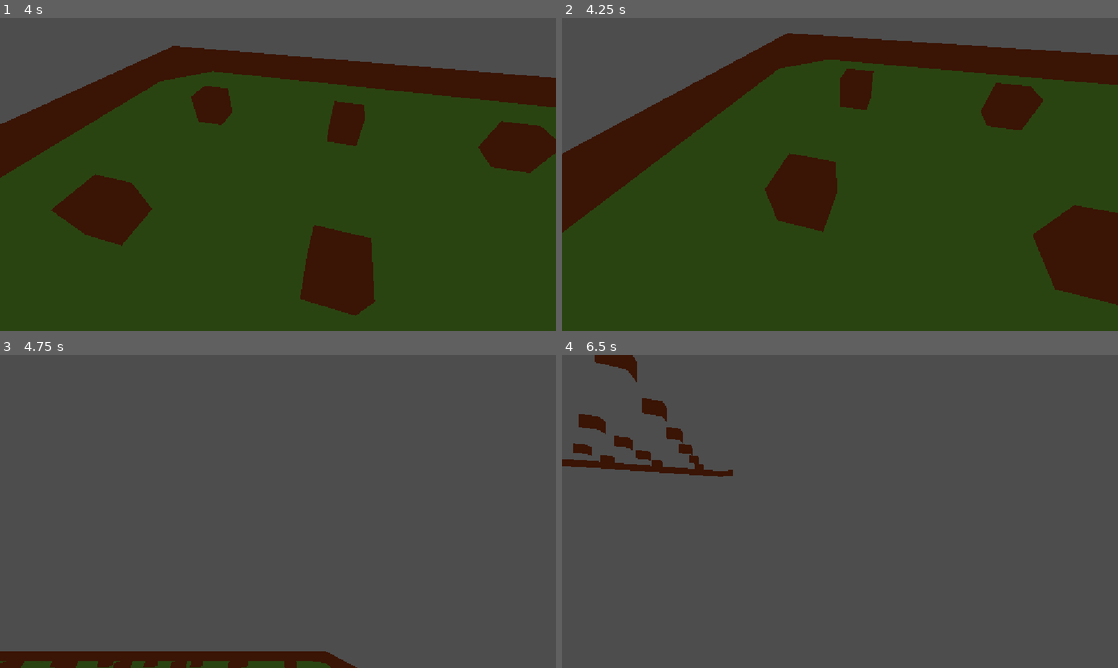
Above: before the commit, frames 1-4 (two rows, left to right).
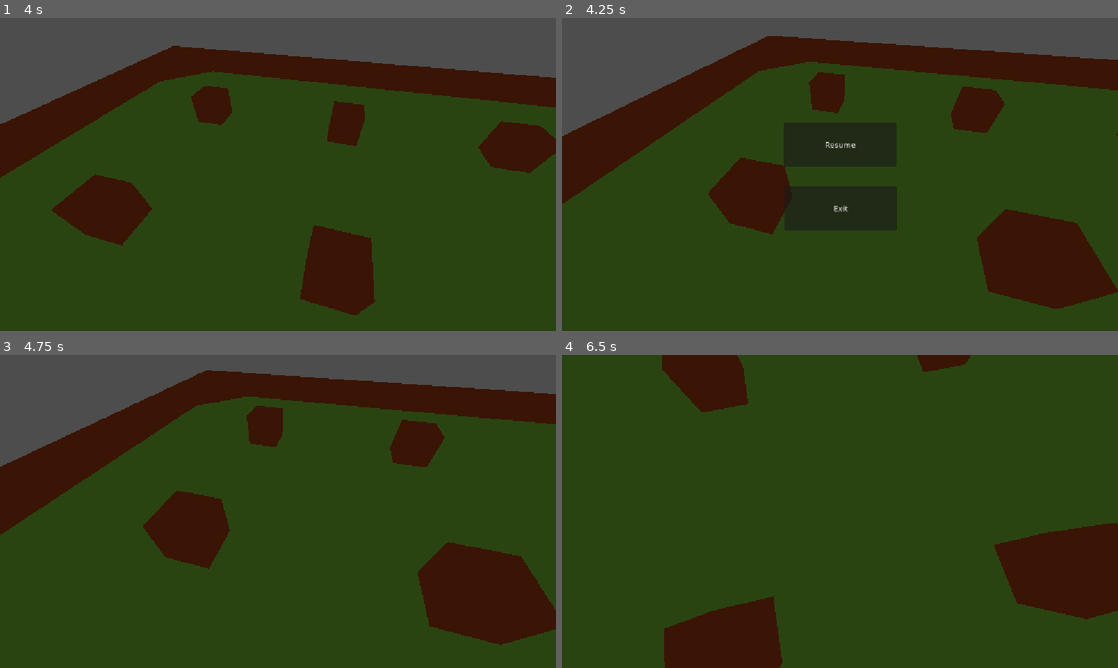
Above: after the commit, the same moments.

Repository: Schlutzkrapfen/RobertsGameJam
Game: Godot game, scene res://Nodes/Levels/Level0.tscn
Same seed, same stepped clock (60 frames per second), same inputs: the game is played once before the commit and once after it. Before the commit the project has no main scene; this scene is started directly in both runs.
Inputs (mouse positions are in pixels of both pictures, inside the frame that each line leads up to):
- Up to frame 1 (4 s): move the mouse to (400, 158) at 0.52 s; hold D (move_right) 0.53-1.28 s; tap Space (jump) at 0.77, 1.52, 3.02, 3.77 s; move the mouse to (166, 190) at 1.27 s; hold S (move_backward) 1.28-2.03 s; move the mouse to (333, 105) at 2.02 s; hold D (move_right) 2.03-2.78 s; tap Enter at 2.75 s; move the mouse to (250, 237) at 2.77 s; hold W (move_forward) 2.78-3.53 s; move the mouse to (444, 221) at 3.52 s; hold A (move_left) from 3.53 s (still down)
- Up to frame 2 (4.25 s): keep holding A (move_left); tap Escape (pause, bound only after the commit) at 4.15 s
- Up to frame 3 (4.75 s): release A (move_left) at 4.25 s; click (278, 480) at 4.25 s, where only the run after the commit has a clickable "Resume"
- Up to frame 4 (6.5 s): tap Space (jump) at 5, 5.27 s; move the mouse to (673, 464) at 5.02 s; hold A (move_left) 5.03-5.78 s; move the mouse to (867, 511) at 5.77 s; hold S (move_backward) from 5.78 s (still down)

Frame 1 is identical in both runs. In frame 2, 21% of the frame differs, in the area x 0-100%, y 4-93%; in frame 3, 86%; in frame 4, 100%, in the area x 0-100%, y 0-100%.

Commit message:
Simple Pause Menu

Diff:
--- a/Nodes/Levels/Level0.tscn
+++ b/Nodes/Levels/Level0.tscn
@@ -3,8 +3,10 @@
 [ext_resource type="Script" uid="uid://bm5p467vge23y" path="res://Scripts/TestScript.gd" id="1_b7041"]
 [ext_resource type="MeshLibrary" uid="uid://c4gmbr4o2ffdk" path="res://Assets/3d/MeshLibrary.tres" id="2_fv5df"]
 [ext_resource type="PackedScene" uid="uid://bp4a0plv22ewb" path="res://Nodes/Objects/player.tscn" id="2_k4g51"]
+[ext_resource type="Script" uid="uid://bqr8qoil4755e" path="res://Scripts/SceneManager.gd" id="4_4ys6t"]
+[ext_resource type="Script" uid="uid://bfh60xxx62h60" path="res://Scripts/PauseMenu.gd" id="5_dxclx"]
 
-[node name="Node3D" type="Node3D" unique_id=2124627221]
+[node name="Level" type="Node3D" unique_id=2124627221]
 script = ExtResource("1_b7041")
 
 [node name="Player" parent="." unique_id=1191405411 instance=ExtResource("2_k4g51")]
@@ -15,3 +17,43 @@
 data = {
 "cells": PackedInt32Array(65533, 65533, 0, 65534, 65534, 0, 65535, 65535, 0, 65535, 0, 0, 0, 0, 0, 0, 1, 0, 1, 1, 0, 1, …(1239 unchanged characters)…
 }
+
+[node name="SceneManager" type="Node3D" parent="." unique_id=1758454766 node_paths=PackedStringArray("pauseMenu")]
+script = ExtResource("4_4ys6t")
+pauseMenu = NodePath("../PauseMenu")
+
+[node name="PauseMenu" type="CanvasLayer" parent="." unique_id=2084743366]
+process_mode = 2
+visible = false
+script = ExtResource("5_dxclx")
+
+[node name="Resume" type="Button" parent="PauseMenu" unique_id=768062116]
+anchors_preset = 8
+anchor_left = 0.5
+anchor_top = 0.5
+anchor_right = 0.5
+anchor_bottom = 0.5
+offset_left = -116.5
+offset_top = -108.0
+offset_right = 116.5
+offset_bottom = -16.0
+grow_horizontal = 2
+grow_vertical = 2
+text = "Resume"
+
+[node name="Exit" type="Button" parent="PauseMenu" unique_id=902489934]
+anchors_preset = 8
+anchor_left = 0.5
+anchor_top = 0.5
+anchor_right = 0.5
+anchor_bottom = 0.5
+offset_left = -115.0
+offset_top = 24.0
+offset_right = 118.0
+offset_bottom = 116.0
+grow_horizontal = 2
+grow_vertical = 2
+text = "Exit"
+
+[connection signal="pressed" from="PauseMenu/Resume" to="PauseMenu" method="_on_resume_button_pressed"]
+[connection signal="pressed" from="PauseMenu/Exit" to="PauseMenu" method="_on_quit_button_pressed"]
--- /dev/null
+++ b/Nodes/Levels/main_menu.tscn
@@ -0,0 +1,9 @@
+[gd_scene format=3 uid="uid://bveauos0671tf"]
+
+[node name="MainMenu" type="Control" unique_id=1713969882]
+layout_mode = 3
+anchors_preset = 15
+anchor_right = 1.0
+anchor_bottom = 1.0
+grow_horizontal = 2
+grow_vertical = 2
--- a/Nodes/Objects/Player.gd
+++ b/Nodes/Objects/Player.gd
@@ -9,19 +9,23 @@
 var maxHp : int = 10
 
 var score : int = 0
+
 # physics
 var moveSpeed : float = 5.0
 var jumpForce : float = 5.0
 var gravity : float = 12.0
+
 # cam look
 var minLookAngle : float = -90.0
 var maxLookAngle : float = 90.0
 var lookSensitivity : float = 0.5
+
 # vectors
 var vel : Vector3 = Vector3()
 var mouseDelta : Vector2 = Vector2()
 # player components
 @onready var camera: Camera3D= get_node("Camera3D")
+
 func _physics_process(delta: float) -> void:
 	# Add the gravity.
 	if not is_on_floor():
@@ -43,9 +47,11 @@
 		velocity.z = move_toward(velocity.z, 0, SPEED)
 
 	move_and_slide()
+
 func _input(event):
 	if event is InputEventMouseMotion:
 		mouseDelta = event.relative
+
 func _process (delta):
 	print(mouseDelta.y)
 	# rotate camera along X axis
--- /dev/null
+++ b/Scripts/PauseMenu.gd
@@ -0,0 +1,13 @@
+extends CanvasLayer
+
+func _ready():
+	process_mode = Node.PROCESS_MODE_WHEN_PAUSED
+	Input.mouse_mode = Input.MOUSE_MODE_CAPTURED
+
+func _on_resume_button_pressed():
+	get_tree().paused = false
+	visible = false
+	Input.mouse_mode = Input.MOUSE_MODE_CAPTURED
+
+func _on_quit_button_pressed():
+	get_tree().quit()
--- /dev/null
+++ b/Scripts/SceneManager.gd
@@ -0,0 +1,14 @@
+extends Node
+
+@export var pauseMenu: CanvasLayer
+
+func _input(event):
+	if event.is_action_pressed("pause"):
+		toggle_pause()
+
+func toggle_pause():
+	var paused = !get_tree().paused
+	get_tree().paused = paused
+
+	pauseMenu.visible = paused
+	Input.mouse_mode = Input.MOUSE_MODE_VISIBLE
--- a/project.godot
+++ b/project.godot
@@ -11,6 +11,7 @@
 [application]
 
 config/name="Der Böse Mann"
+run/main_scene="uid://2gwrmy354ye6"
 config/features=PackedStringArray("4.7", "Forward Plus")
 config/icon="res://icon.svg"
 
@@ -50,6 +51,11 @@
 "events": [Object(InputEventKey,"resource_local_to_scene":false,"resource_name":"","device":-1,"window_id":0,"alt_press …(191 unchanged characters)…
 ]
 }
+pause={
+"deadzone": 0.2,
+"events": [Object(InputEventKey,"resource_local_to_scene":false,"resource_name":"","device":16,"window_id":0,"alt_pressed":false,"shift_pressed":false,"ctrl_pressed":false,"meta_pressed":false,"pressed":false,"keycode":0,"physical_keycode":4194305,"key_label":0,"unicode":0,"location":0,"echo":false,"script":null)
+]
+}
 
 [physics]
 
Not shown, changed: Assets/3d/Matirial/texture.png.import
Not shown, added: Scripts/PauseMenu.gd.uid
Not shown, added: Scripts/SceneManager.gd.uid
Not shown, changed: icon.svg.import
